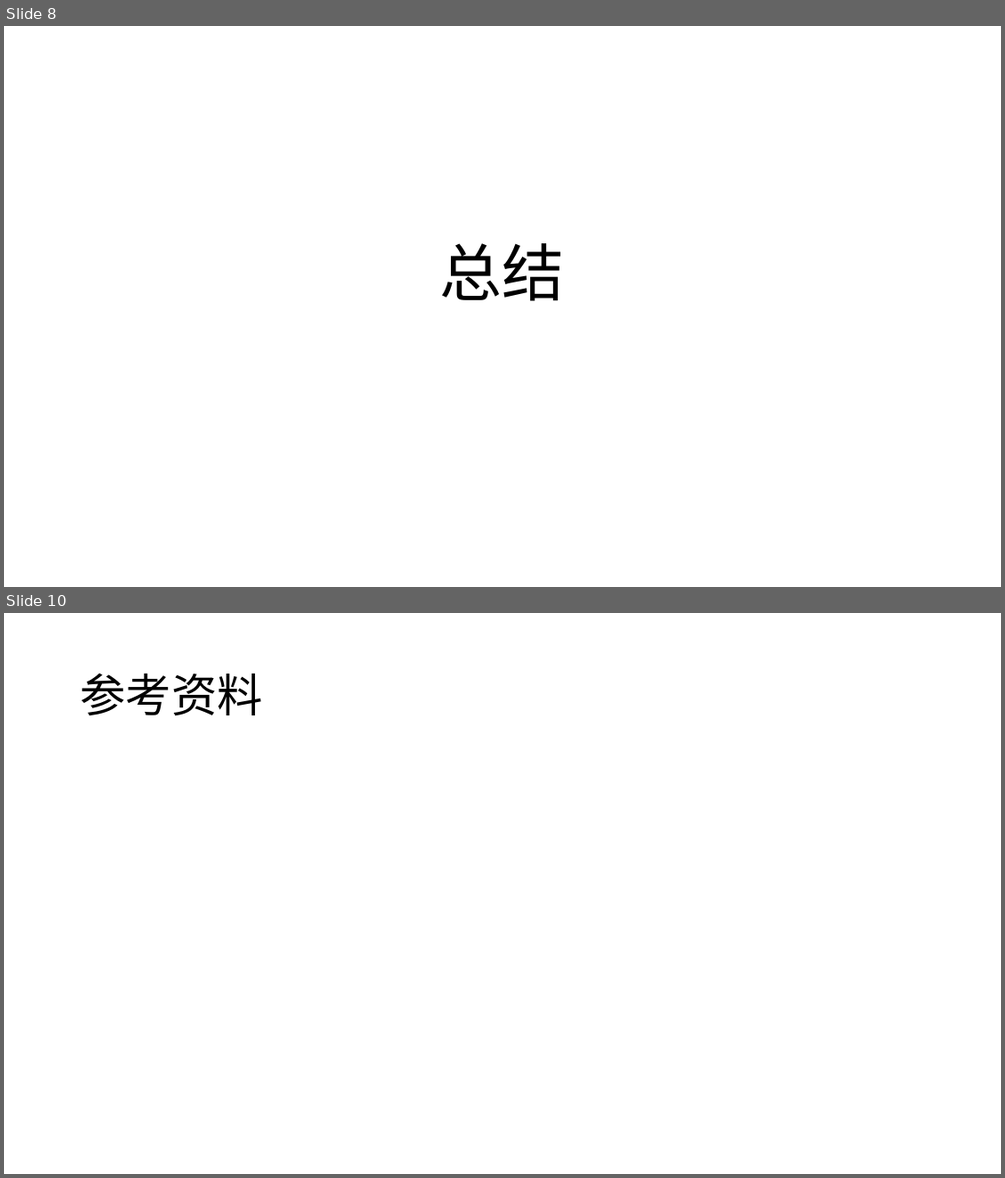
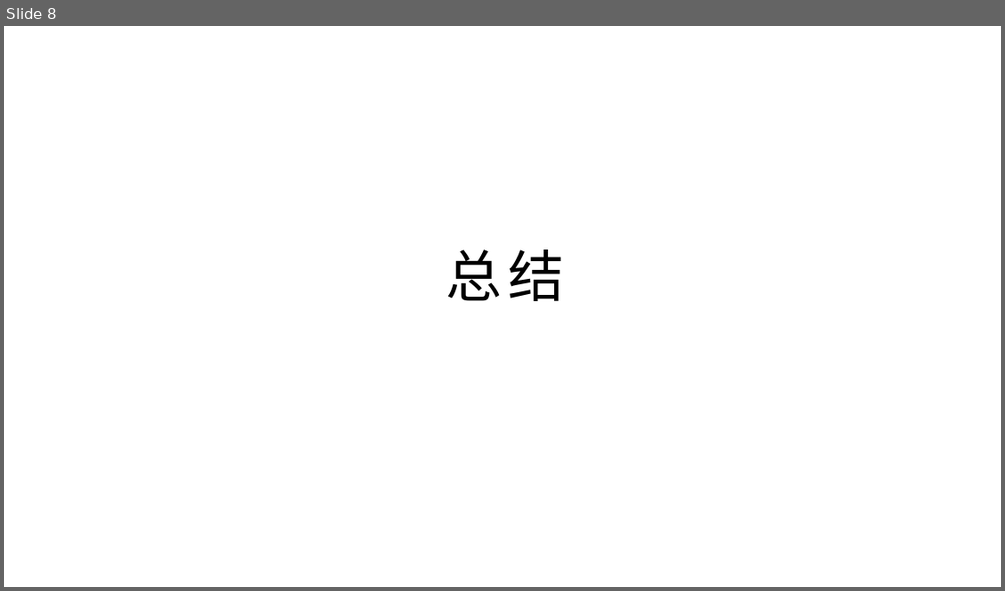
Before and after one commit to yyc-git/ModernGameEngineDesignEdu, a slide deck: 模板.pptx. Shown one above the other, each under a label of ours: slides 8 and 10 before the commit, slide 8 after it; the slides between them are not shown. The pictures are 1005x1178 and 1005x591 pixels, drawn with LibreOffice and Linux fonts; fonts in the diff are those of the drawing; background and template pictures are left out. Boxes give left, top, right and bottom in pixels: in the first picture for what was removed or moved away, otherwise in the second. Text is boxed around its words. In the diff, an @@ line names an element or a change of style, - is before the commit and + after.

```diff
--- a/模板.pptx
+++ b/模板.pptx
@@ slide 10 removed at bbox=[4, 613, 1001, 1174], background #FFFFFF @@
@@ title removed at bbox=[80, 673, 262, 715] @@
-参考资料
@@ slide 8 changed as well @@
@@ title "总结": place and size @@
-title "总结" at bbox=[440, 243, 565, 301]
+title "总结" at bbox=[446, 249, 565, 301]
@@ title "总结" at bbox=[446, 249, 565, 301]: size 60 to 54 pt, font Calibri to Arial, letter spacing 0 to 6 pt; line spacing 0.9 to 1; vertical alignment bottom to top @@
```
Also in this commit, not shown: 7 other slides changed, 9 slides added, 6 other slides removed, 5 other files.
